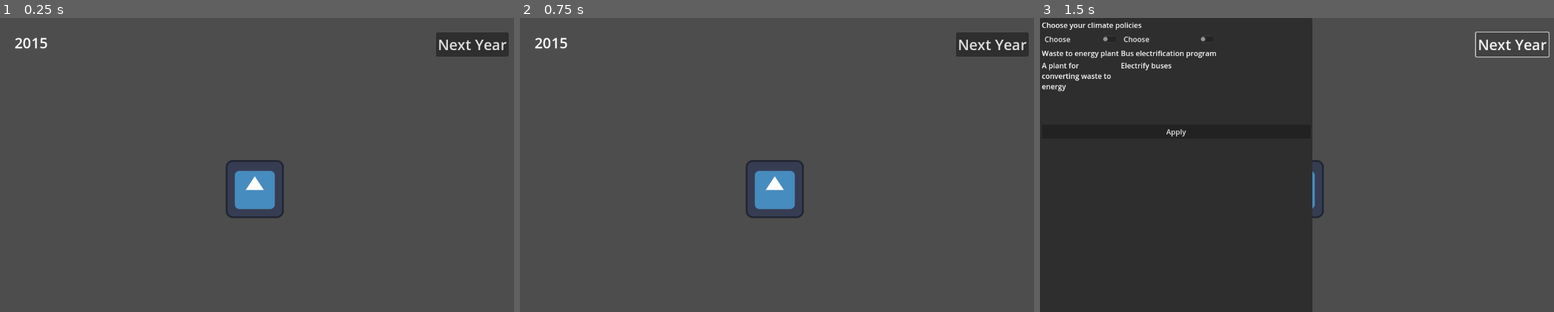
Above: before the commit, frames 1-3 (left to right).
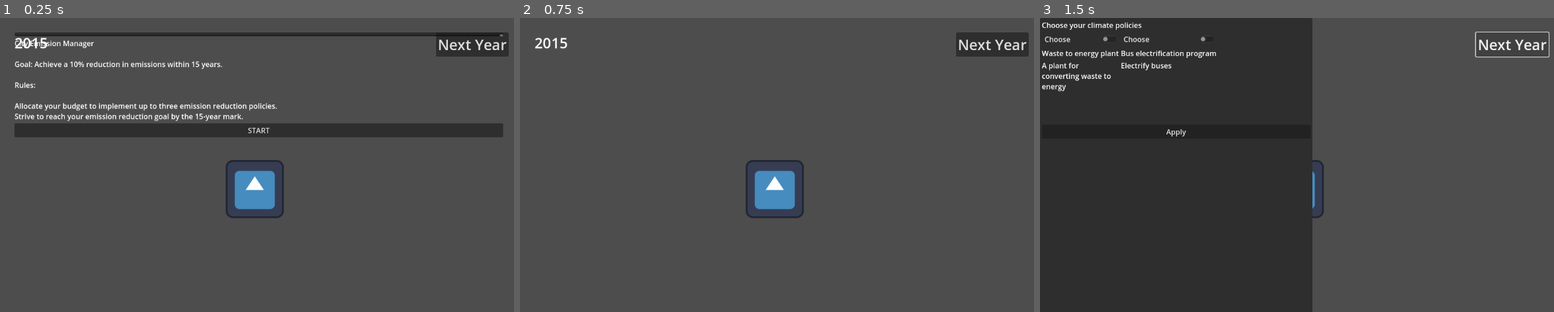
Above: after the commit, the same moments.

Repository: Open-Earth-Foundation/emissionary_game
Game: Godot game, scene res://scenes/game.tscn
Two runs of this game, one before a commit and one after it. Both use one fixed random seed, a clock stepped at 60 frames per second and the inputs below. The engine's default icon, where the game draws it, is replaced by a stand-in: a white triangle on a blue panel in a dark square.
Inputs (mouse positions are in pixels of both pictures, inside the frame that each line leads up to):
- Up to frame 1 (0.25 s): no input
- Up to frame 2 (0.75 s): click (777, 129) at 0.5 s, where only the run after the commit has a clickable "START"
- Up to frame 3 (1.5 s): click "Next Year" at 1.25 s

The runs differ from the first frame. In frame 1, 7.1% of the frame differs, in the area x 2-98%, y 4-41%; in frame 2, nothing differs; in frame 3, nothing differs.

Commit message:
into screen

Diff:
--- a/scenes/game.tscn
+++ b/scenes/game.tscn
@@ -1,8 +1,9 @@
-[gd_scene load_steps=4 format=3 uid="uid://ch2ujipmh7p8u"]
+[gd_scene load_steps=5 format=3 uid="uid://ch2ujipmh7p8u"]
 
 [ext_resource type="Script" path="res://scripts/game.gd" id="1_ned3q"]
 [ext_resource type="Texture2D" uid="uid://b8cpjc64wjvyn" path="res://icon.svg" id="1_utdav"]
 [ext_resource type="PackedScene" uid="uid://b8yqqxef38ox0" path="res://scenes/decision_making.tscn" id="3_s4f7i"]
+[ext_resource type="PackedScene" uid="uid://djie3g0f3nyar" path="res://scenes/game_intro.tscn" id="4_o48nh"]
 
 [node name="Game" type="Node2D"]
 script = ExtResource("1_ned3q")
@@ -43,4 +44,6 @@
 [node name="DecisionMaking" parent="." instance=ExtResource("3_s4f7i")]
 visible = false
 
+[node name="intro" parent="." instance=ExtResource("4_o48nh")]
+
 [connection signal="pressed" from="CanvasLayer/MarginContainer/NextYearButton" to="." method="_on_next_year_button_pressed"]
--- /dev/null
+++ b/scenes/game_intro.tscn
@@ -0,0 +1,38 @@
+[gd_scene load_steps=2 format=3 uid="uid://djie3g0f3nyar"]
+
+[ext_resource type="Script" path="res://scripts/game_intro.gd" id="1_27wnq"]
+
+[node name="CanvasLayer" type="CanvasLayer"]
+script = ExtResource("1_27wnq")
+
+[node name="MarginContainer" type="MarginContainer" parent="."]
+offset_right = 1140.0
+offset_bottom = 295.0
+theme_override_constants/margin_left = 32
+theme_override_constants/margin_top = 32
+theme_override_constants/margin_right = 32
+theme_override_constants/margin_bottom = 32
+
+[node name="VBoxContainer" type="VBoxContainer" parent="MarginContainer"]
+layout_mode = 2
+
+[node name="game_introduction" type="TextEdit" parent="MarginContainer/VBoxContainer"]
+layout_mode = 2
+
+[node name="RichTextLabel" type="RichTextLabel" parent="MarginContainer/VBoxContainer"]
+layout_mode = 2
+text = "City Emission Manager
+
+Goal: Achieve a 10% reduction in emissions within 15 years.
+
+Rules:
+
+Allocate your budget to implement up to three emission reduction policies.
+Strive to reach your emission reduction goal by the 15-year mark."
+fit_content = true
+
+[node name="close_button" type="Button" parent="MarginContainer/VBoxContainer"]
+layout_mode = 2
+text = "START"
+
+[connection signal="pressed" from="MarginContainer/VBoxContainer/close_button" to="." method="_on_close_button_pressed"]
--- /dev/null
+++ b/scripts/game_intro.gd
@@ -0,0 +1,4 @@
+extends CanvasLayer
+
+func _on_close_button_pressed():
+	hide()
